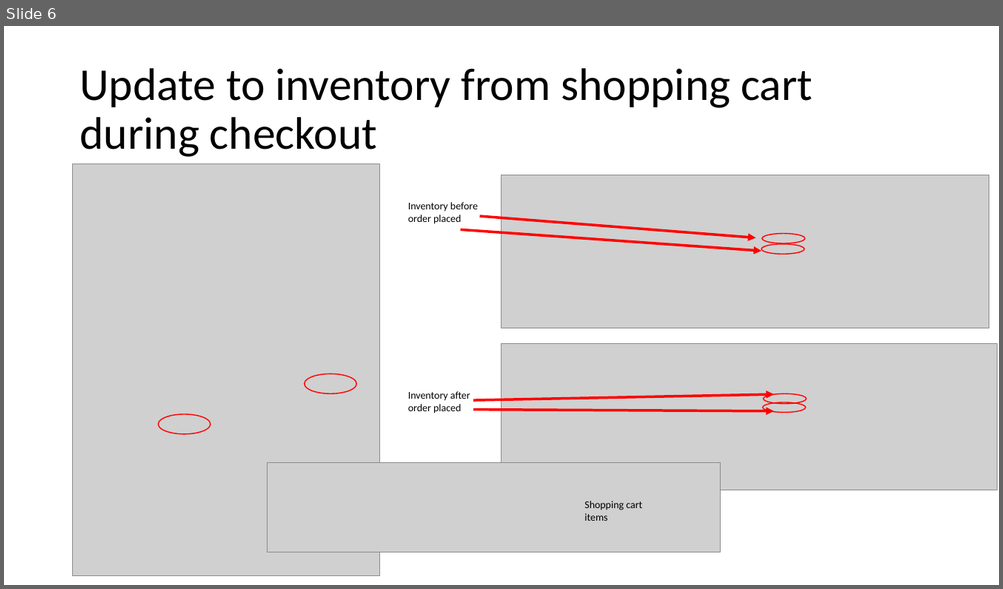
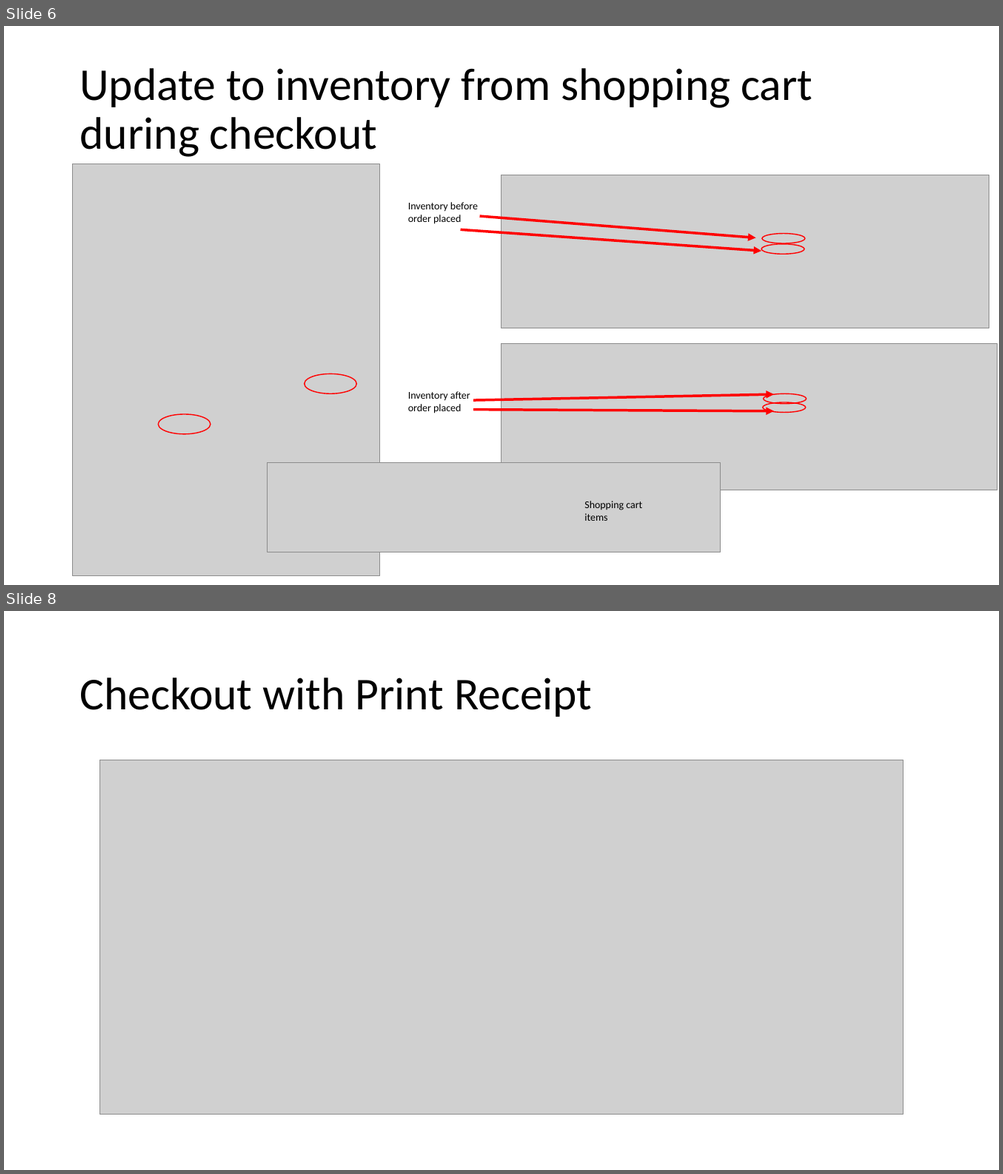
Before and after one commit to adgood100/bamazon-app, a slide deck: bamazon-markup 2.pptx. Shown one above the other, each under a label of ours: slide 6 before the commit, slides 6 and 8 after it; the slides between them are not shown. The pictures are 1003x589 and 1003x1174 pixels, drawn with LibreOffice and Linux fonts; fonts in the diff are those of the drawing; grey boxes stand for pictures. Boxes give left, top, right and bottom in pixels: in the first picture for what was removed or moved away, otherwise in the second. Text is boxed around its words. In the diff, an @@ line names an element or a change of style, - is before the commit and + after.

```diff
--- a/bamazon-markup 2.pptx
+++ b/bamazon-markup 2.pptx
@@ slide 8 added at (4, 611, 999, 1170), background #FFFFFF @@
@@ title added at (79, 678, 592, 717), 44 pt, text #000000 @@
+Checkout with Print Receipt
@@ picture added at (99, 760, 902, 1116) @@
```
Also in this commit, not shown: 1 other slide added, 1 other file.
